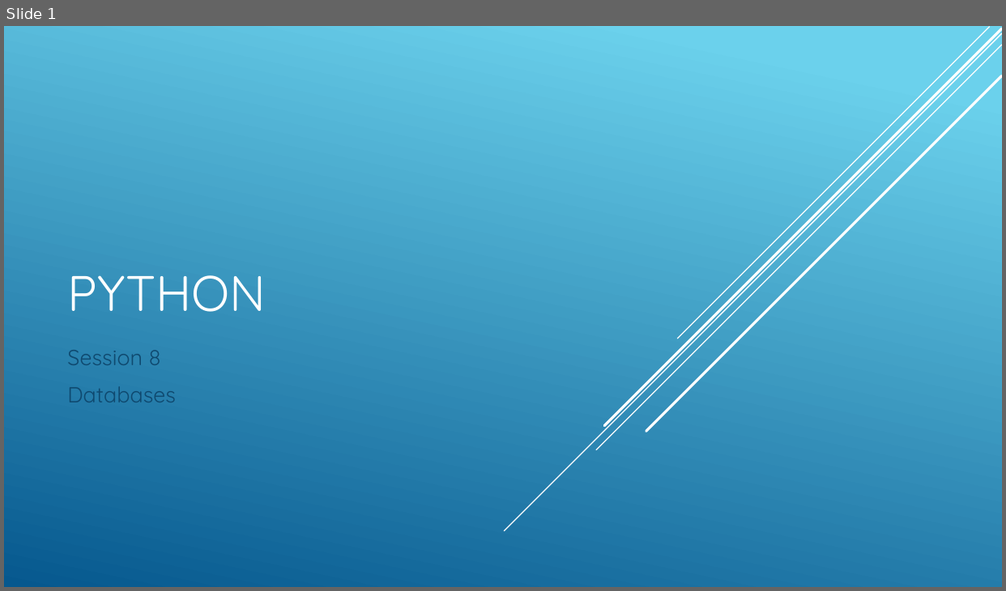
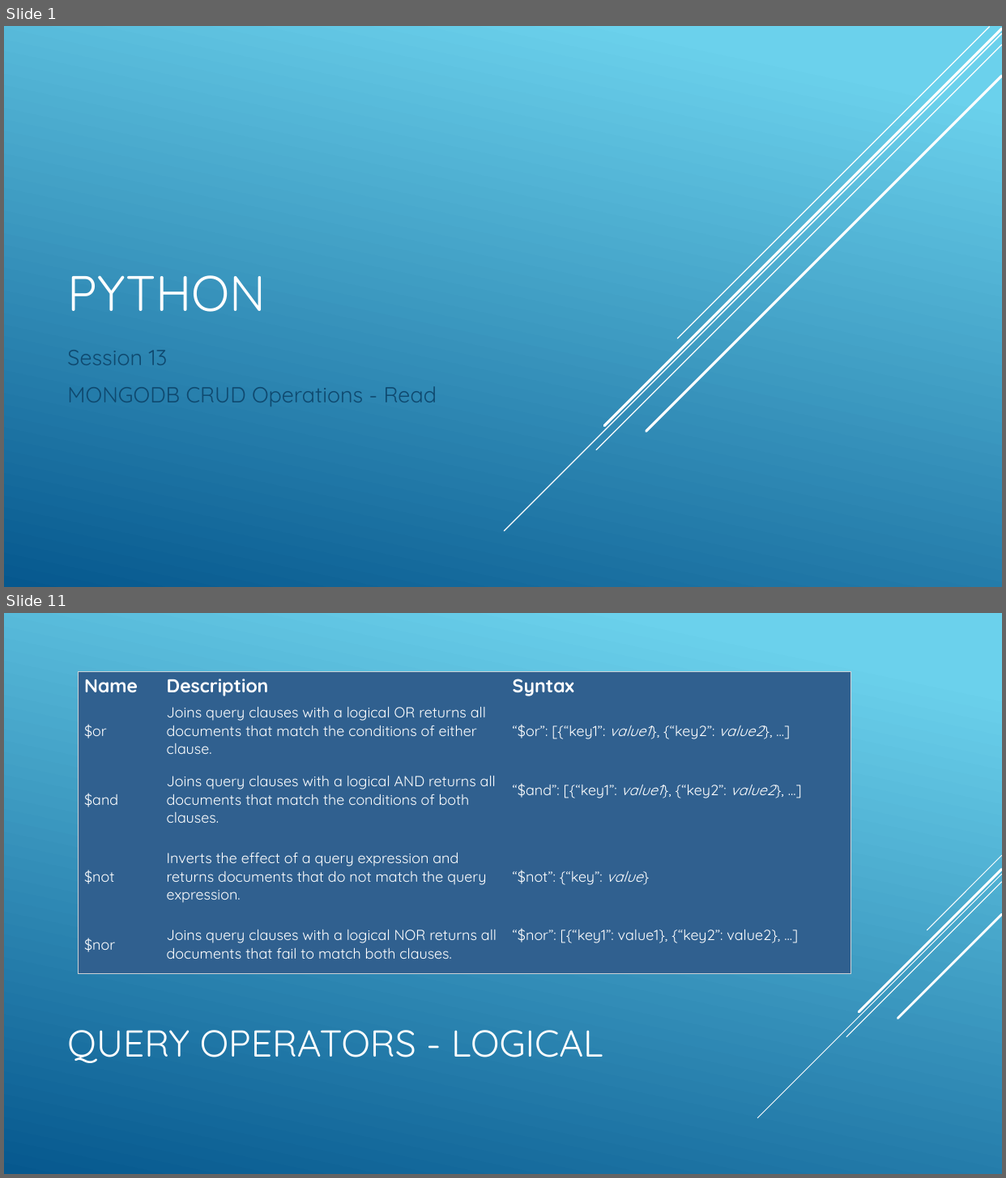
Before and after one commit to cabarca01/PythonDojo, a slide deck: slides/klasse13.pptx. Shown one above the other, each under a label of ours: slide 1 before the commit, slides 1 and 11 after it; the slides between them are not shown. The pictures are 1006x591 and 1006x1178 pixels, drawn with LibreOffice and Linux fonts; fonts in the diff are those of the drawing. Boxes give left, top, right and bottom in pixels: in the first picture for what was removed or moved away, otherwise in the second. Text is boxed around its words. In the diff, an @@ line names an element or a change of style, - is before the commit and + after.

Commit message:
Lesson 13: MongoDB - Read Operations part 1

```diff
--- a/slides/klasse13.pptx
+++ b/slides/klasse13.pptx
@@ slide 11 added at (4,613,1002,1174), background gradient #6ED2EB to #06588E @@
@@ table added at (78,671,850,973), 5 rows, 3 columns @@
+Name | Description | Syntax
+$or | Joins query clauses with a logical OR returns all documents that match the conditions of either clause. | “$or”: [{“key1”: value1}, {“key2”: value2}, ...]
+$and | Joins query clauses with a logical AND returns all documents that match the conditions of both clauses. | “$and”: [{“key1”: value1}, {“key2”: value2}, ...]
+$not | Inverts the effect of a query expression and returns documents that do not match the query expression. | “$not”: {“key”: value}
+$nor | Joins query clauses with a logical NOR returns all documents that fail to match both clauses. | “$nor”: [{“key1”: value1}, {“key2”: value2}, ...]
@@ group added at (758,855,1002,1118): 5 lines @@
@@ title added at (67,1030,603,1063), 36 pt, text #FFFFFF @@
+QUERY OPERATORS - LOGICAL
@@ slide 1 changed as well @@
@@ subtitle at (67,350,437,407): text changed @@
-Session 8
-Databases
+Session 13
+MONGODB CRUD Operations - Read
```
Also in this commit, not shown: 12 other slides added, 3 slides removed, 14 other files.
